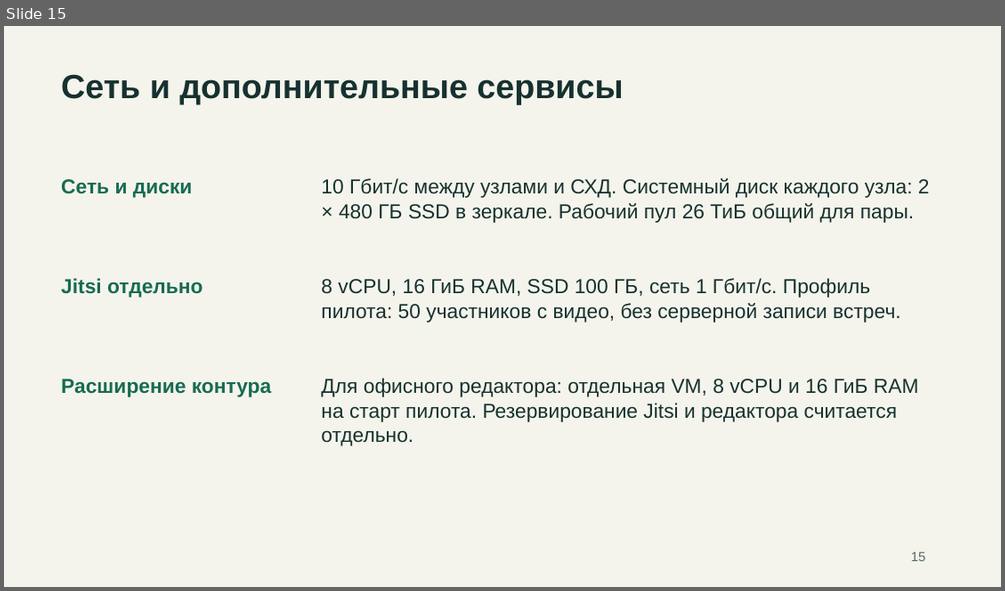
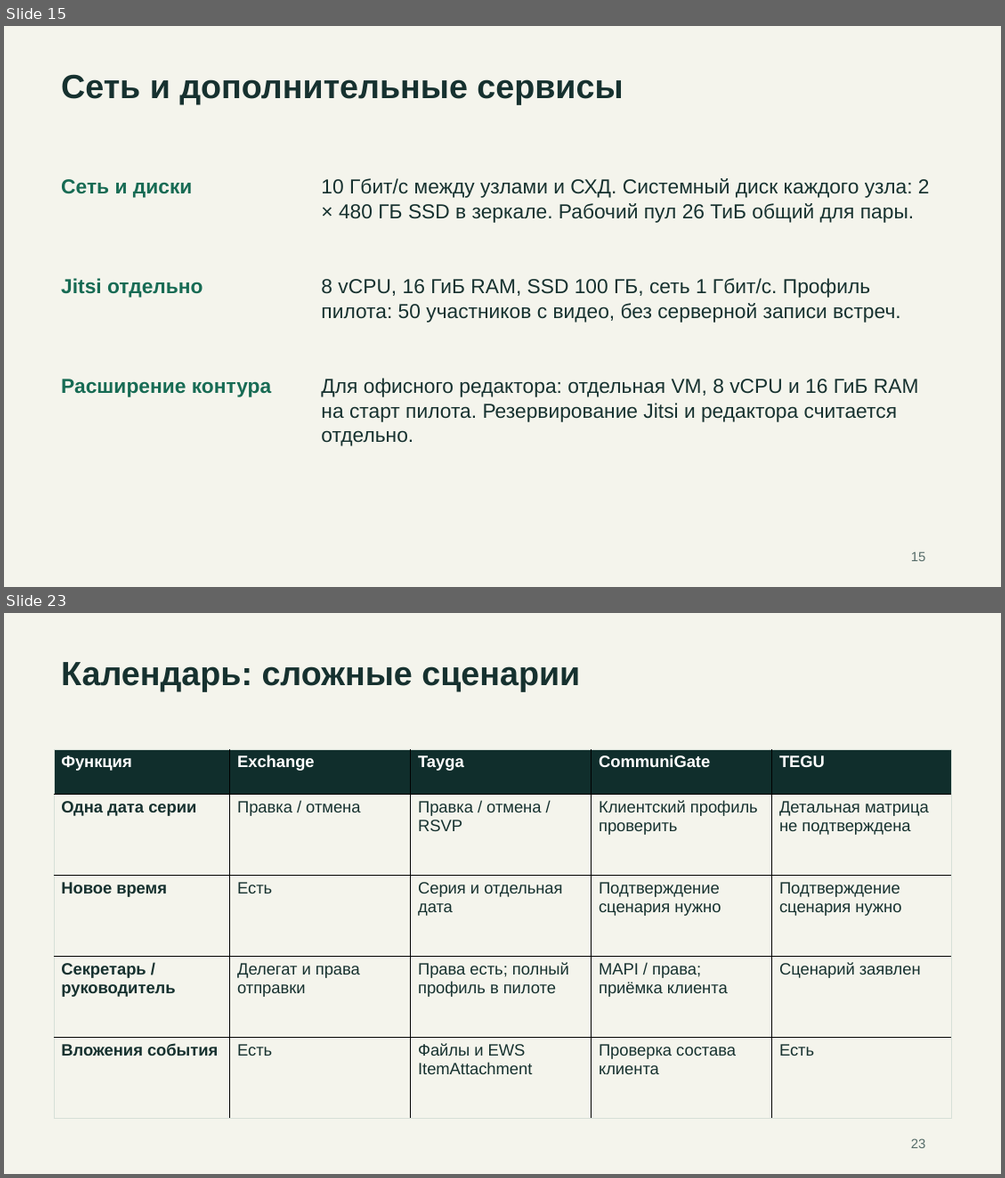
Before and after one commit to rkislov/tayga-mail-server, a slide deck: docs/presentations/tayga-competitors-2026-11-19.pptx. Shown one above the other, each under a label of ours: slide 15 before the commit, slides 15 and 23 after it; the slides between them are not shown. The pictures are 1005x591 and 1005x1178 pixels, drawn with LibreOffice and Linux fonts; fonts in the diff are those of the drawing. Boxes give left, top, right and bottom in pixels: in the first picture for what was removed or moved away, otherwise in the second. Text is boxed around its words. In the diff, an @@ line names an element or a change of style, - is before the commit and + after.

Commit message:
docs: compare collaboration and mobile sync against Exchange across eight solutions

```diff
--- a/docs/presentations/tayga-competitors-2026-11-19.pptx
+++ b/docs/presentations/tayga-competitors-2026-11-19.pptx
@@ slide 23 added at (x1=4, y1=613, x2=1001, y2=1174), background #F4F4EC @@
@@ text added at (x1=61, y1=662, x2=580, y2=692), 32.2 pt, text #16312F, bold @@
+Календарь: сложные сценарии
@@ table added at (x1=54, y1=749, x2=952, y2=1119), 5 rows, 5 columns @@
+Функция | Exchange | Tayga | CommuniGate | TEGU
+Одна дата серии | Правка / отмена | Правка / отмена / RSVP | Клиентский профиль проверить | Детальная матрица не подтверждена
+Новое время | Есть | Серия и отдельная дата | Подтверждение сценария нужно | Подтверждение сценария нужно
+Секретарь / руководитель | Делегат и права отправки | Права есть; полный профиль в пилоте | MAPI / права; приёмка клиента | Сценарий заявлен
+Вложения события | Есть | Файлы и EWS ItemAttachment | Проверка состава клиента | Есть
@@ text added at (x1=911, y1=1138, x2=926, y2=1148), 12.8 pt, text #566C69 @@
+23
```
Also in this commit, not shown: 3 slides changed, 17 other slides added, 2 other files.
